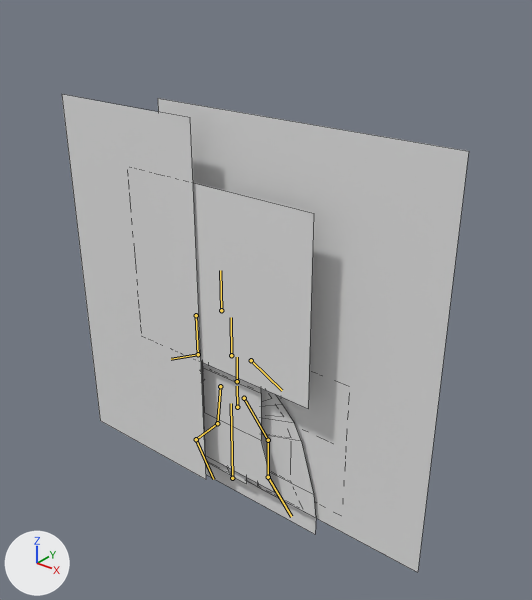
Renders of the FBX model Unity/Assets/Arcadians/AvatarMale/avatarMale.fbx from each side of a commit.
The view is the same before and after, from a 50 mm camera at (4.57, -5.1, 5.62) aimed at (0.28, 0.27, 2.29). The axes (+X, +Y, +Z) are drawn at lower left. The lights are the same throughout. The bones that bend it are drawn over the model as lines. Mesh edges are drawn as thin lines.

The first picture shows 'avatar.Male'.
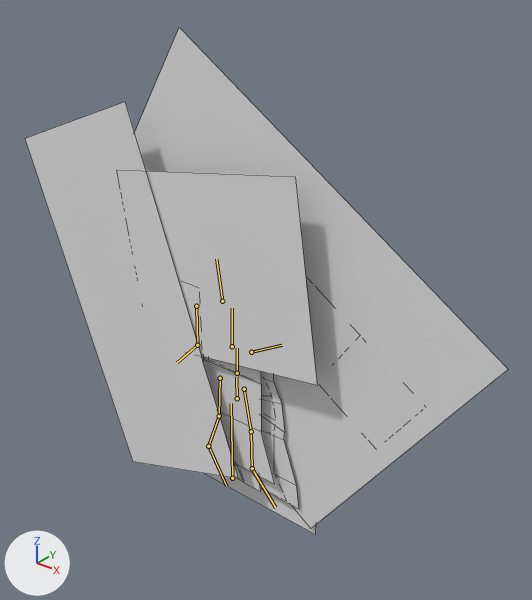
The newer file adds an action. The first version stands in its rest pose; the second is drawn at frame 6 of the action 'male.armature|m.talkpositive'.

Where the change shows, as pixel boxes (x1, y1, x2, y2) in the pictures (532 x 600 px):
'avatar.Male', posed (19% wider)
    before: (62, 94, 469, 572)
    after: (25, 28, 508, 534)
bone 'b_Spine.001', root to tip
    before: (237, 407) to (237, 386)
    after: (237, 398) to (236, 377)
bone 'b_Spine.002', root to tip
    before: (237, 381) to (237, 357)
    after: (237, 373) to (237, 348)
bone 'b_Head', root to tip
    before: (221, 310) to (220, 270)
    after: (222, 301) to (216, 259)
bone 'b_LArm', root to tip
    before: (251, 360) to (282, 390)
    after: (251, 352) to (282, 345)
bone 'b_RArm.002', root to tip
    before: (198, 354) to (171, 359)
    after: (197, 345) to (177, 362)
bone 'b_LLeg.001', root to tip
    before: (244, 398) to (268, 440)
    after: (244, 389) to (251, 431)
bone 'b_LLeg.002', root to tip
    before: (268, 440) to (268, 477)
    after: (251, 431) to (252, 468)
bone 'b_RLeg.001', root to tip
    before: (220, 386) to (217, 423)
    after: (220, 378) to (219, 416)
bone 'b_RLeg.002', root to tip
    before: (217, 423) to (196, 439)
    after: (219, 416) to (208, 446)
bone 'b_RFoot', root to tip
    before: (196, 439) to (213, 479)
    after: (208, 446) to (226, 486)

Diff of the bpy script that builds the scene:
```diff
--- a/Unity/Assets/Arcadians/AvatarMale/avatarMale.fbx.py
+++ b/Unity/Assets/Arcadians/AvatarMale/avatarMale.fbx.py
@@ bone_b_spine_001 @@
 bone_b_spine_001 = bpy.data.objects['male.armature'].pose.bones['b_Spine.001']  # child of 'Root'
-bone_b_spine_001.location = (0.0, 0.0, 0.0)
+bone_b_spine_001.location = (0.0, 0.111, 0.0)
@@ bone_b_spine_002 @@
 bone_b_spine_002 = bpy.data.objects['male.armature'].pose.bones['b_Spine.002']  # child of 'b_Spine.001'
-bone_b_spine_002.rotation_quaternion = (1.0, 0.0, 0.0, 0.0)  # degrees (0, 0, 0)
+bone_b_spine_002.rotation_quaternion = (1.0, 0.0, 0.0, -0.009)  # degrees (0, 0, -1)
@@ bone_b_head @@
 bone_b_head = bpy.data.objects['male.armature'].pose.bones['b_Head']  # child of 'b_Spine.003'
-bone_b_head.rotation_quaternion = (1.0, 0.0, 0.0, 0.0)  # degrees (0, 0, 0)
+bone_b_head.rotation_quaternion = (0.996, 0.0, 0.0, 0.087)  # degrees (0, 0, 10)
@@ bone_b_larm @@
 bone_b_larm = bpy.data.objects['male.armature'].pose.bones['b_LArm']  # child of 'b_Spine.003'
-bone_b_larm.rotation_quaternion = (1.0, 0.0, 0.0, 0.0)  # degrees (0, 0, 0)
+bone_b_larm.rotation_quaternion = (0.877, 0.0, 0.0, 0.48)  # degrees (0, 0, 57)
@@ bone_b_rarm_002 @@
 bone_b_rarm_002 = bpy.data.objects['male.armature'].pose.bones['b_RArm.002']  # child of 'b_RArm.001'
-bone_b_rarm_002.rotation_quaternion = (1.0, 0.0, 0.0, 0.0)  # degrees (0, 0, 0)
+bone_b_rarm_002.rotation_quaternion = (0.984, 0.0, 0.0, 0.18)  # degrees (0, 0, 21)
@@ bone_b_lleg_001 @@
 bone_b_lleg_001 = bpy.data.objects['male.armature'].pose.bones['b_LLeg.001']  # child of 'b_Spine.001'
-bone_b_lleg_001.rotation_quaternion = (1.0, 0.0, 0.0, 0.0)  # degrees (0, 0, 0)
+bone_b_lleg_001.rotation_quaternion = (0.968, 0.0, 0.0, -0.25)  # degrees (0, 0, -29)
@@ bone_b_lleg_002 @@
 bone_b_lleg_002 = bpy.data.objects['male.armature'].pose.bones['b_LLeg.002']  # child of 'b_LLeg.001'
-bone_b_lleg_002.rotation_quaternion = (1.0, 0.0, 0.0, 0.0)  # degrees (0, 0, 0)
+bone_b_lleg_002.rotation_quaternion = (0.966, 0.0, 0.0, 0.259)  # degrees (0, 0, 30)
@@ bone_b_rleg_001 @@
 bone_b_rleg_001 = bpy.data.objects['male.armature'].pose.bones['b_RLeg.001']  # child of 'b_Spine.001'
-bone_b_rleg_001.rotation_quaternion = (1.0, 0.0, 0.0, 0.0)  # degrees (0, 0, 0)
+bone_b_rleg_001.rotation_quaternion = (1.0, 0.0, 0.0, 0.025)  # degrees (0, 0, 3)
@@ bone_b_rleg_002 @@
 bone_b_rleg_002 = bpy.data.objects['male.armature'].pose.bones['b_RLeg.002']  # child of 'b_RLeg.001'
-bone_b_rleg_002.rotation_quaternion = (1.0, 0.0, 0.0, 0.0)  # degrees (0, 0, 0)
+bone_b_rleg_002.rotation_quaternion = (0.985, 0.0, 0.0, 0.171)  # degrees (0, 0, 20)
@@ bone_b_rfoot @@
 bone_b_rfoot = bpy.data.objects['male.armature'].pose.bones['b_RFoot']  # child of 'b_RLeg.002'
-bone_b_rfoot.rotation_quaternion = (1.0, 0.0, 0.0, 0.0)  # degrees (0, 0, 0)
+bone_b_rfoot.rotation_quaternion = (0.981, 0.003, 0.0, -0.196)  # degrees (0, 0, -23)
```
